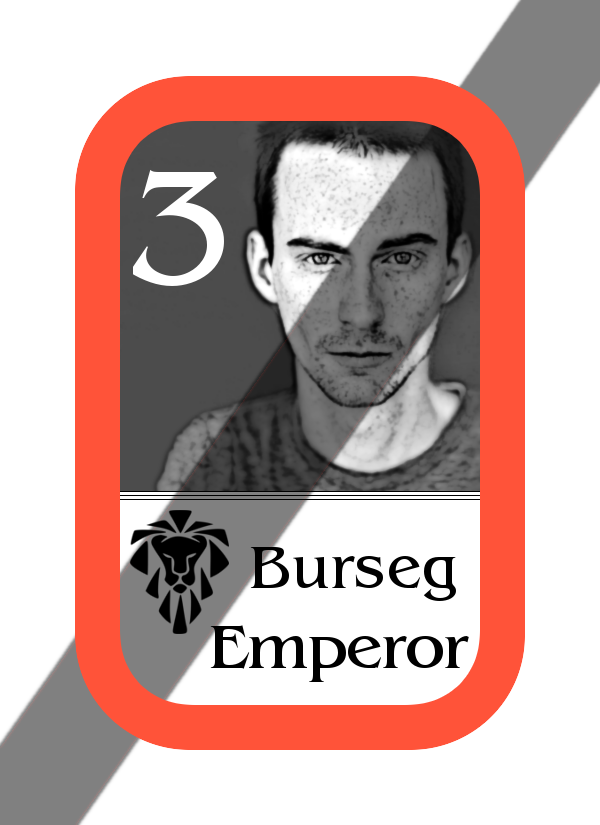
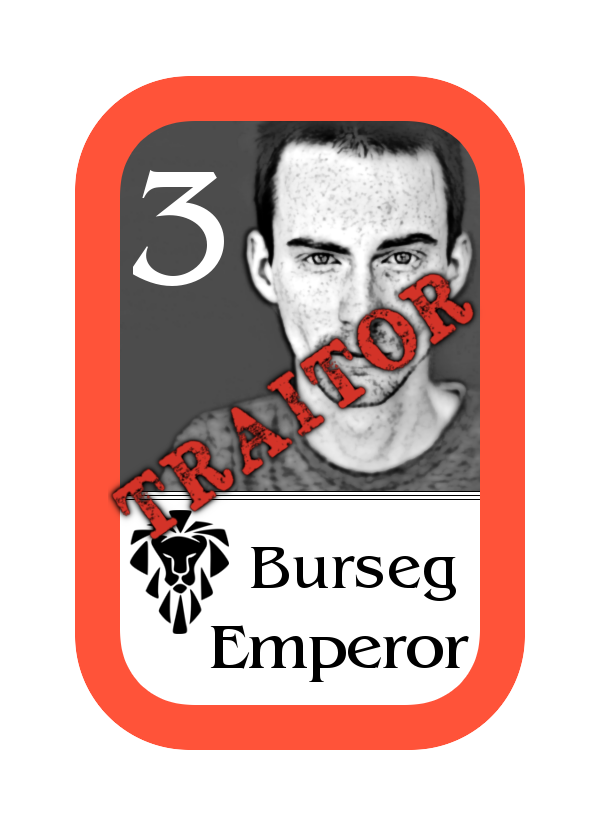
The second 600 x 825 image is a revision of the first. Changes to its layers:
added group "traitor group copy" with 3 layers above "rectangle" over bbox(108, 262, 482, 551)
added layer "TRAITOR rotated" in group "traitor group copy" over bbox(111, 272, 475, 541)
added layer "TRAITOR rotated, shadow #1" in group "traitor group copy" over bbox(108, 262, 482, 551)
hid "Dropped Buffer" over bbox(0, 0, 600, 825)
